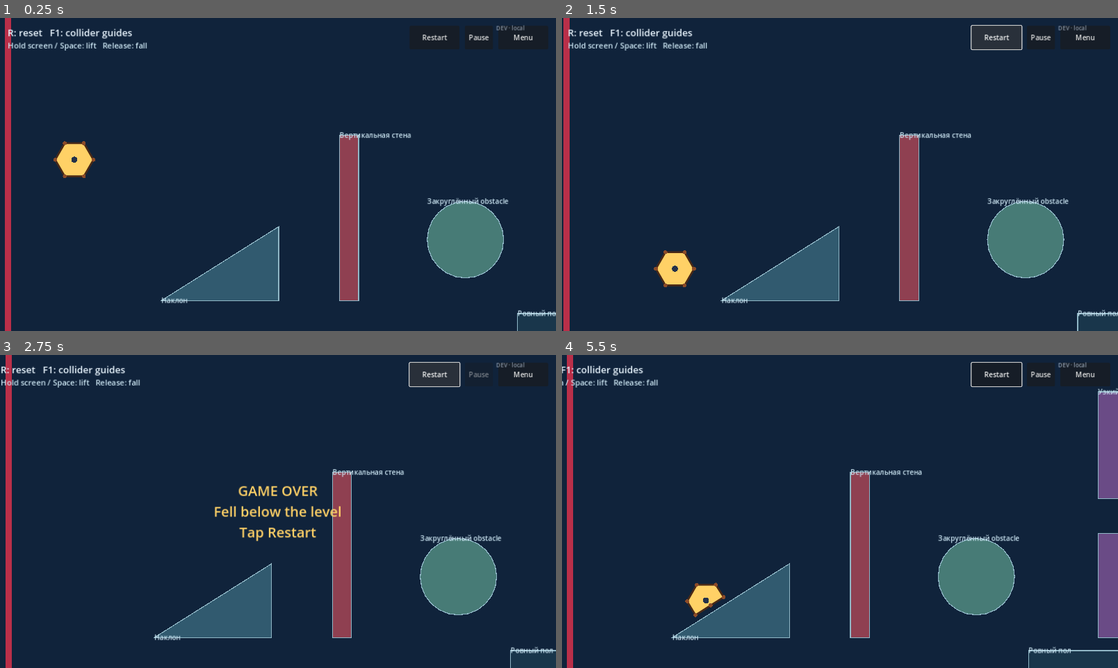
Above: before the commit, frames 1-4 (two rows, left to right).
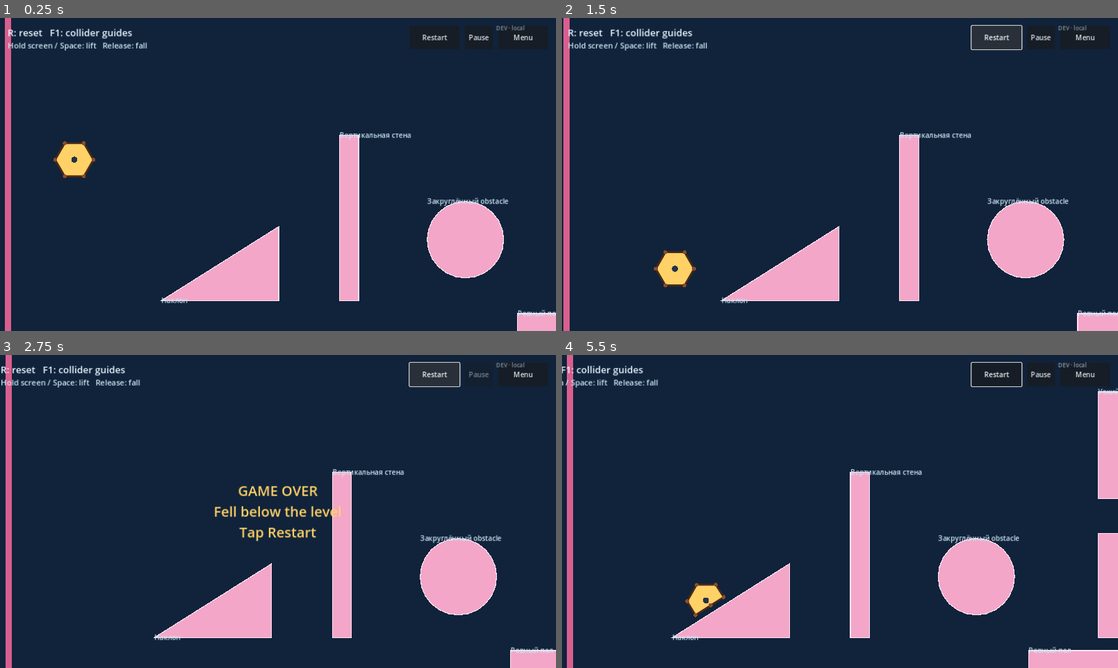
Above: after the commit, the same moments.

Repository: ted7007/test-ai-game
Game: Godot game, scene res://experiments/physics_playground/physics_playground.tscn
The game is run twice, just before and just after one commit, with the same random seed, the same clock (stepped at 60 frames per second) and the same inputs. This scene is started directly instead of the project's main scene.
Inputs (mouse positions are in pixels of both pictures, inside the frame that each line leads up to):
- Up to frame 1 (0.25 s): no input
- Up to frame 2 (1.5 s): click "Restart" at 0.5 s; click "Restart" at 1.25 s
- Up to frame 3 (2.75 s): click "Restart" at 2 s
- Up to frame 4 (5.5 s): tap Enter (ui_accept) at 2.75, 3.02 s; move the mouse to (962, 495) at 2.77 s; hold Space (fly) 2.78-3.5 s; click (962, 495) at 2.92 s; click "DEV · local" at 3.5 s; click "DEV · local" at 4.25 s; click "DEV · local" at 5 s

The runs differ from the first frame. In frame 1, 8.7% of the frame differs, in the area x 0-100%, y 0-100%; in frame 2, 8.7%; in frame 3, 8.7%; in frame 4, 12%.
Error in both runs: Invalid assignment of property or key 'max_length' with value of type 'float' on a base object of type 'DampedSpringJoint2D'. (res://experiments/physics_playgr…

Commit message:
Style playground obstacles pastel pink

Diff:
--- a/experiments/physics_playground/physics_playground.gd
+++ b/experiments/physics_playground/physics_playground.gd
@@ -3,6 +3,9 @@
 const WORLD_WIDTH := 2400.0
 const FLOOR_Y := 650.0
 const HALF_VIEW_WIDTH := 640.0
+const OBSTACLE_COLOR := Color("f3a6c8")
+const OBSTACLE_OUTLINE_COLOR := Color("ffe3f0")
+const DEATH_WALL_COLOR := Color("d85f8e")
 
 @export var show_collider_guides := false
 @export_range(0.0, 300.0, 5.0, "suffix:px/s") var camera_scroll_speed := 55.0
@@ -124,14 +127,14 @@
 	get_tree().change_scene_to_file("res://debug_launcher.tscn")
 
 func _build_course() -> void:
-	_add_rect("Floor", Rect2(1200, FLOOR_Y + 30, WORLD_WIDTH, 60), Color("19364b"), "Ровный пол")
-	_add_polygon("Slope", PackedVector2Array([Vector2(380, FLOOR_Y), Vector2(650, FLOOR_Y), Vector2(650, 480), Vector2(380, FLOOR_Y)]), Color("315a6f"), "Наклон")
-	_add_rect("Wall", Rect2(790, 270, 44, 380), Color("8f4051"), "Вертикальная стена")
-	_add_circle("RoundObstacle", Vector2(1080, 510), 88.0, Color("477b76"), "Закруглённый obstacle")
-	_add_rect("PassageTop", Rect2(1360, 85, 48, 245), Color("6a4b86"), "Узкий проход")
-	_add_rect("PassageBottom", Rect2(1360, 410, 48, 240), Color("6a4b86"), "")
-	_add_polygon("Edge", PackedVector2Array([Vector2(1680, FLOOR_Y), Vector2(1720, FLOOR_Y), Vector2(1720, 500)]), Color("a46a37"), "Край препятствия")
-	_add_rect("DragMarker", Rect2(1900, FLOOR_Y - 8, 310, 8), Color("2a5770"), "Падение и волочение")
+	_add_rect("Floor", Rect2(1200, FLOOR_Y + 30, WORLD_WIDTH, 60), OBSTACLE_COLOR, "Ровный пол")
+	_add_polygon("Slope", PackedVector2Array([Vector2(380, FLOOR_Y), Vector2(650, FLOOR_Y), Vector2(650, 480), Vector2(380, FLOOR_Y)]), OBSTACLE_COLOR, "Наклон")
+	_add_rect("Wall", Rect2(790, 270, 44, 380), OBSTACLE_COLOR, "Вертикальная стена")
+	_add_circle("RoundObstacle", Vector2(1080, 510), 88.0, OBSTACLE_COLOR, "Закруглённый obstacle")
+	_add_rect("PassageTop", Rect2(1360, 85, 48, 245), OBSTACLE_COLOR, "Узкий проход")
+	_add_rect("PassageBottom", Rect2(1360, 410, 48, 240), OBSTACLE_COLOR, "")
+	_add_polygon("Edge", PackedVector2Array([Vector2(1680, FLOOR_Y), Vector2(1720, FLOOR_Y), Vector2(1720, 500)]), OBSTACLE_COLOR, "Край препятствия")
+	_add_rect("DragMarker", Rect2(1900, FLOOR_Y - 8, 310, 8), OBSTACLE_COLOR, "Падение и волочение")
 
 func _add_rect(body_name: String, rect: Rect2, color: Color, label: String) -> void:
 	var body := StaticBody2D.new()
@@ -193,8 +196,8 @@
 	for i in _terrain_guides.size():
 		var guide := _terrain_guides[i]
 		draw_colored_polygon(guide, _terrain_colors[i])
-		draw_polyline(guide + PackedVector2Array([guide[0]]), Color("90b7c6"), 2.0)
-	draw_rect(Rect2(_left_wall_x() - 14.0, 0.0, 14.0, 720.0), Color("b92f49"))
+		draw_polyline(guide + PackedVector2Array([guide[0]]), OBSTACLE_OUTLINE_COLOR, 2.0)
+	draw_rect(Rect2(_left_wall_x() - 14.0, 0.0, 14.0, 720.0), DEATH_WALL_COLOR)
 	if show_collider_guides:
 		draw_string(ThemeDB.fallback_font, Vector2(26, 42), "F1: collider guides ON", HORIZONTAL_ALIGNMENT_LEFT, -1, 22, Color("ffe29a"))
 	else:
